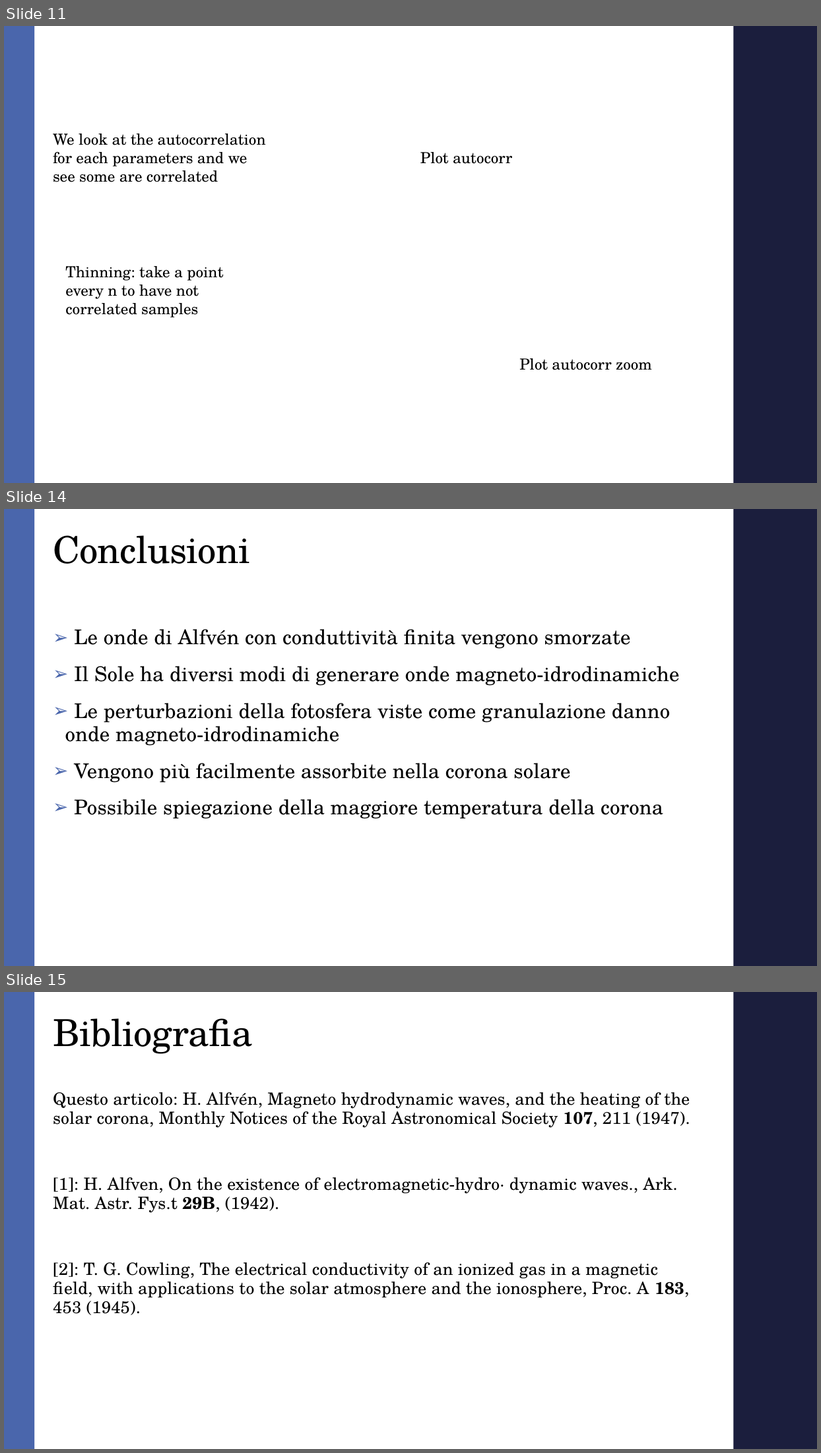
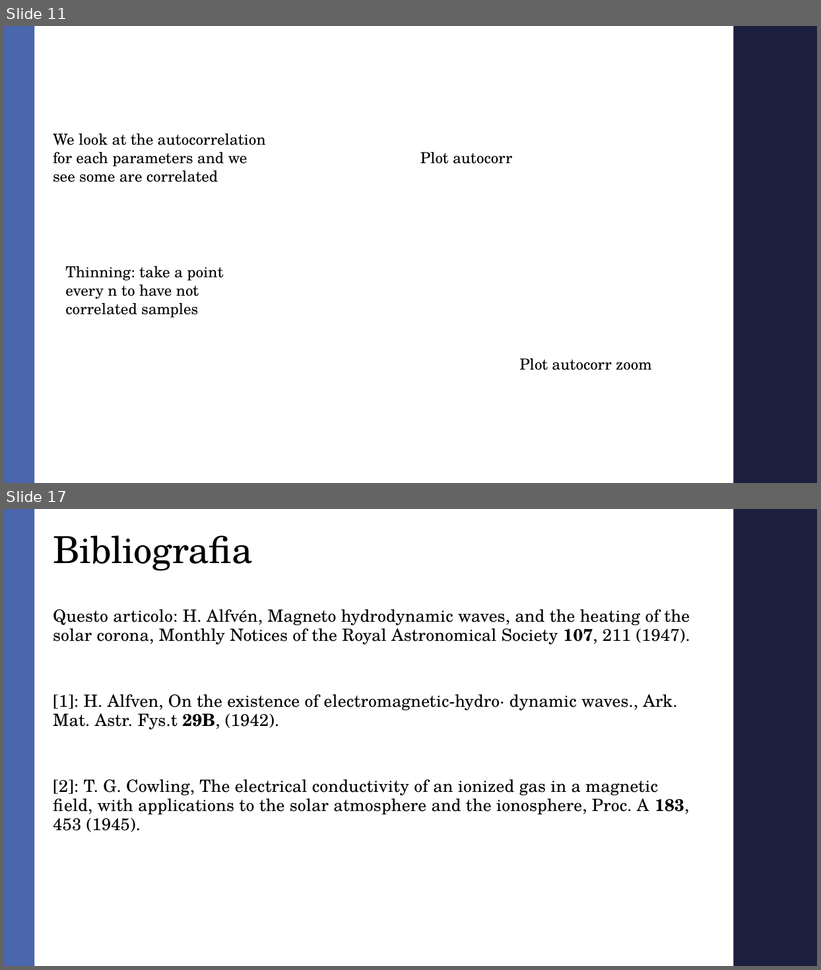
Before and after one commit to AndreaMarcone01/Bayesian_exam, a slide deck: Seminar.pptx. Shown one above the other, each under a label of ours: slides 11, 14 and 15 before the commit, slides 11 and 17 after it; the slides between them are not shown. The pictures are 821x1453 and 821x970 pixels, drawn with LibreOffice and Linux fonts; fonts in the diff are those of the drawing; grey boxes stand for pictures; background and template pictures are left out. Boxes give left, top, right and bottom in pixels: in the first picture for what was removed or moved away, otherwise in the second. Text is boxed around its words. In the diff, an @@ line names an element or a change of style, - is before the commit and + after.

```diff
--- a/Seminar.pptx
+++ b/Seminar.pptx
@@ slide 14 removed at box(4, 509, 817, 966), background #FFFFFF; not listed: 2 template elements that a slide beside it also shows @@
@@ title removed at box(53, 535, 250, 564) @@
-Conclusioni
@@ text removed at box(65, 629, 679, 819) @@
-➢ Le onde di Alfvén con conduttività finita vengono smorzate
-➢ Il Sole ha diversi modi di generare onde magneto-idrodinamiche
-➢ Le perturbazioni della fotosfera viste come granulazione danno onde magneto-idrodinamiche
-➢ Vengono più facilmente assorbite nella corona solare
-➢ Possibile spiegazione della maggiore temperatura della corona
@@ what was slide 15 is now slide 17 @@
```
Also in this commit, not shown: 2 slides changed, 3 slides added, 35 other files.
